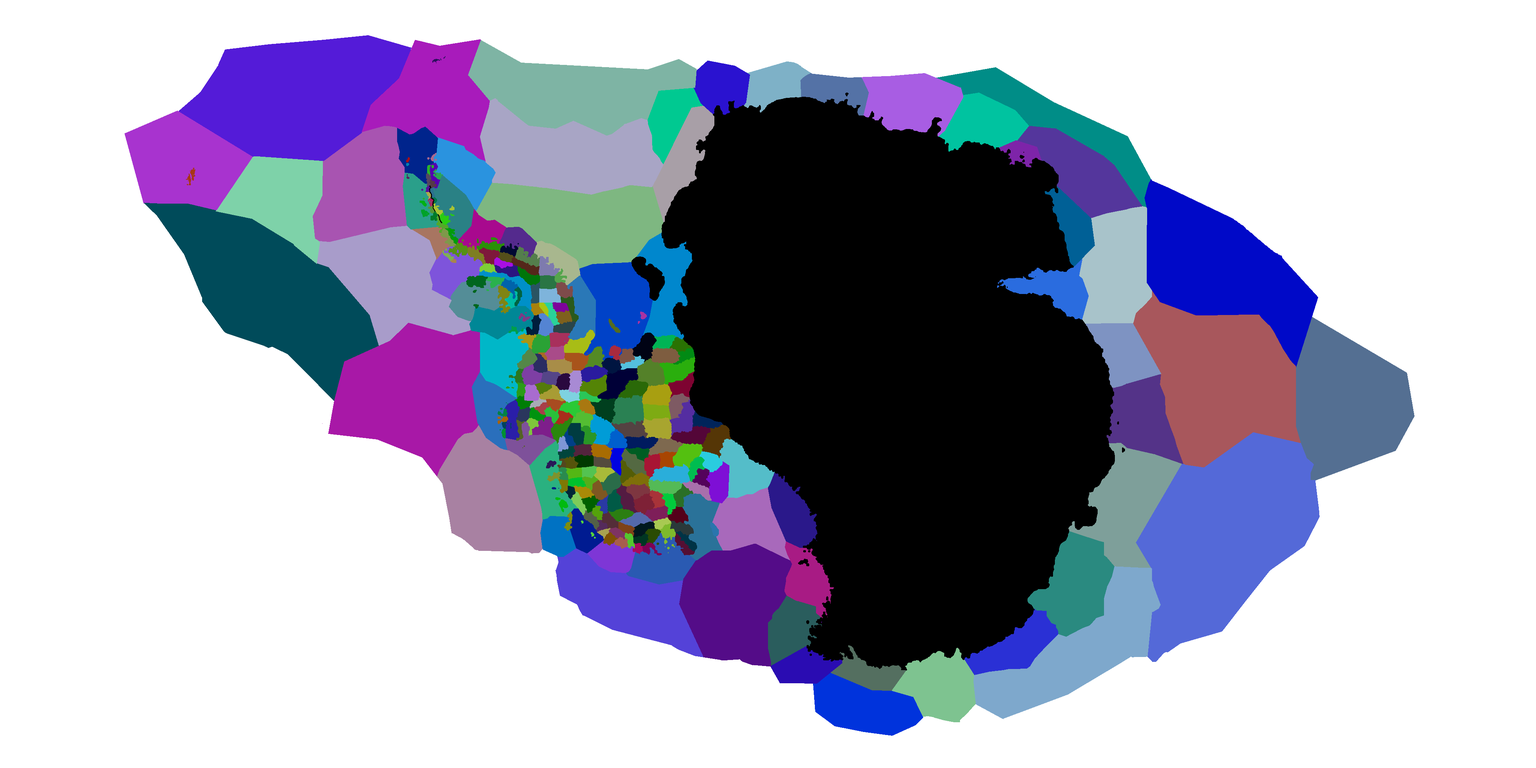
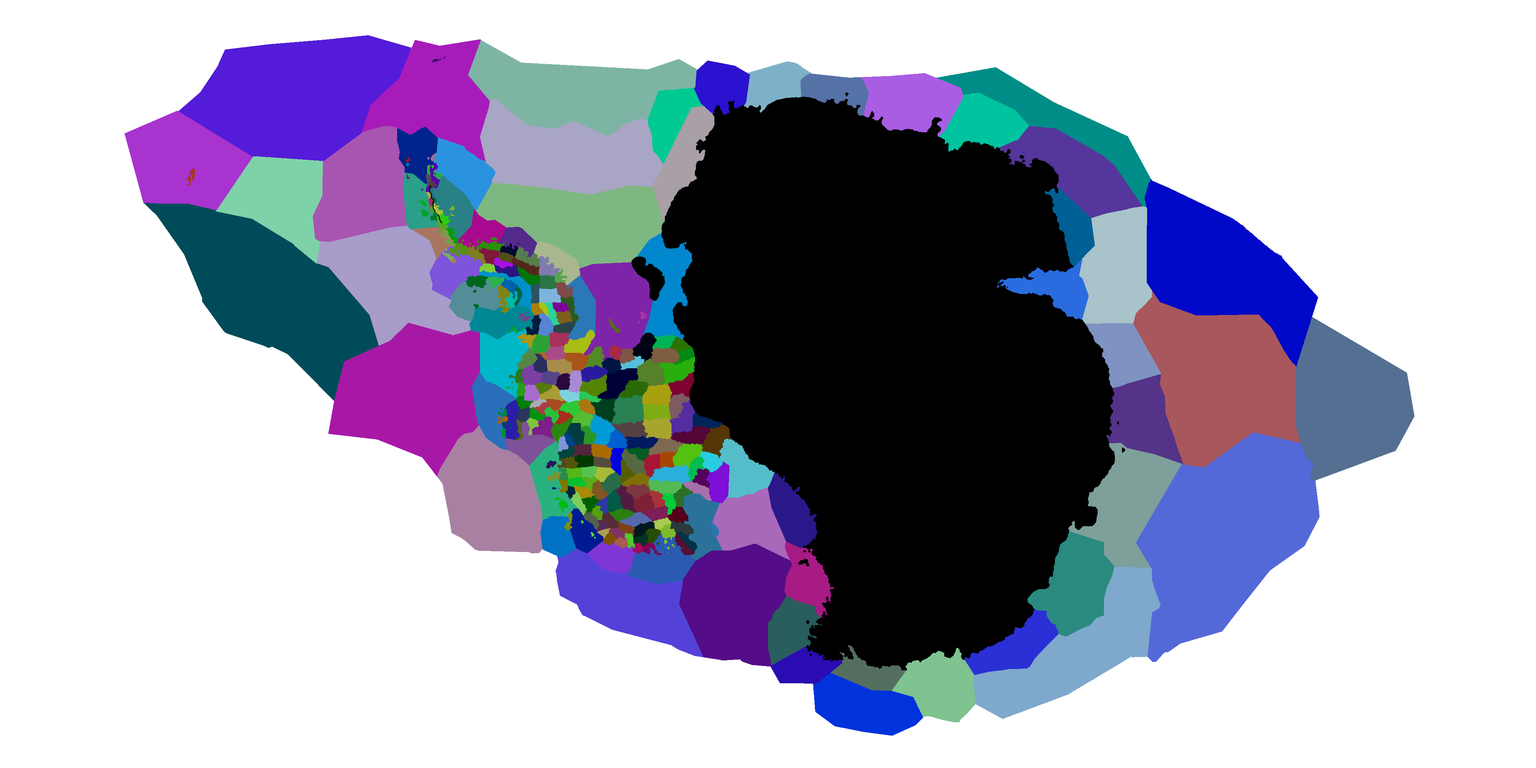
Layers edited between the first and the second w=1536, h=768 image:
painted on "provinces.bmp" over [449, 140, 1042, 361]
